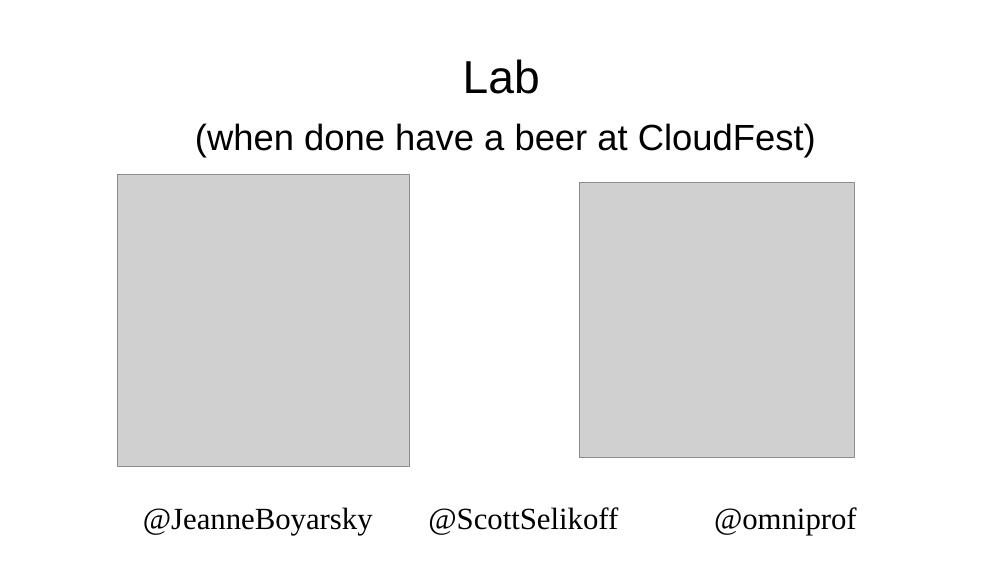
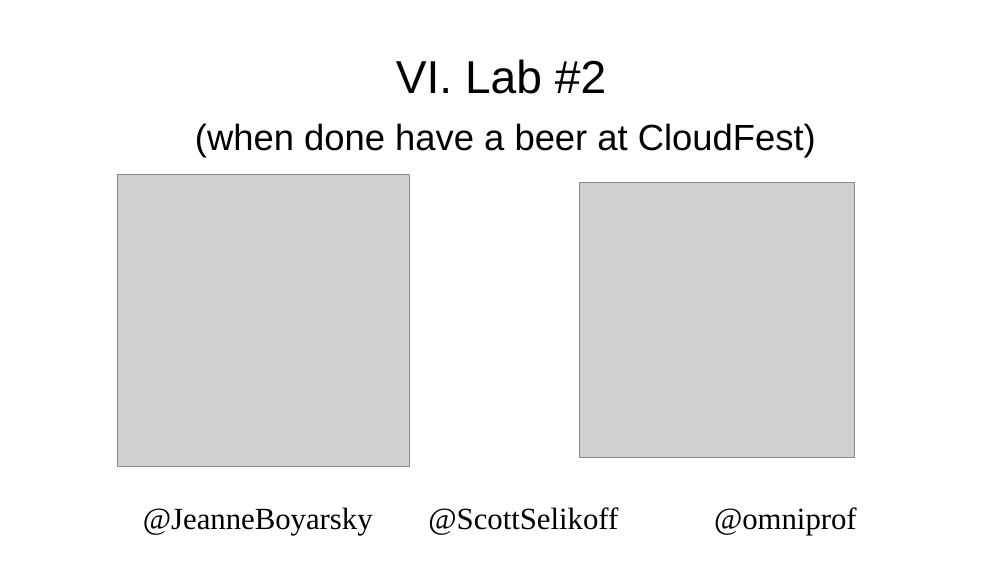
Before and after one commit to boyarsky/2019-oraclecodeone-cert-hol, a slide deck: slide 67 of 2019-OracleCodeOne-HOL.pptx. Drawn at 1008x567 pixels with LibreOffice and Linux fonts; fonts in the diff are those of the drawing; grey boxes stand for pictures; background and template pictures are left out. Boxes give left, top, right and bottom in pixels: in the first picture for what was removed or moved away, otherwise in the second. Text is boxed around its words. In the diff, an @@ line names an element or a change of style, - is before the commit and + after.

```diff
--- a/2019-OracleCodeOne-HOL.pptx
+++ b/2019-OracleCodeOne-HOL.pptx
@@ title at [396,59,606,94]: text changed @@
-Lab
+VI. Lab #2
```
Also in this commit, not shown: 7 other slides changed.
